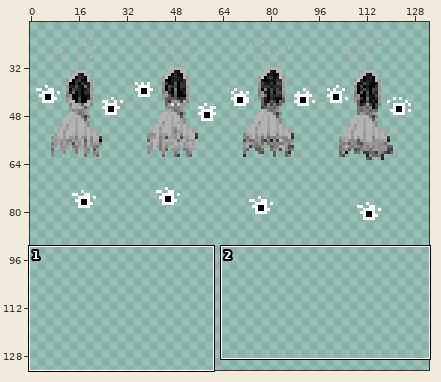
Sprite sheet, stored at data/textures/Wraith/Wraith Spritesheet.png. The first picture is a wide view before the edit; the outline marks the close-up.
Close-up. Before the commit:
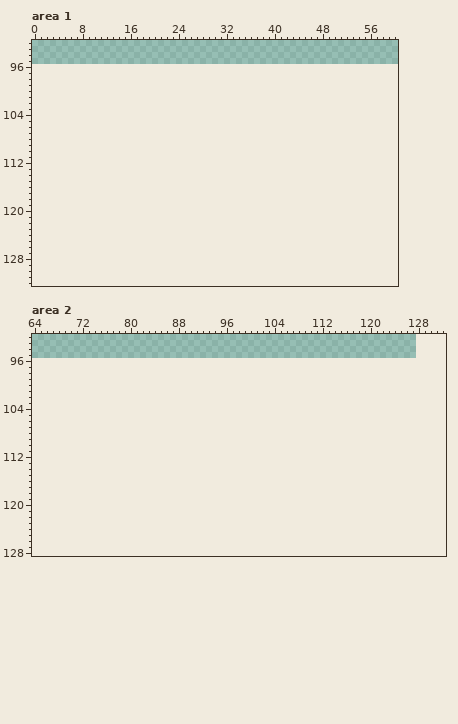
The file is 128x96 pixels. Colours within 5 levels of each other are drawn and written as one. Shown: area 1: x 0..60, y 92..132; area 2: x 64..132, y 92..128. The old version is drawn lined up with the new one, on the new canvas. The wide view leaves out empty margins.
New version:
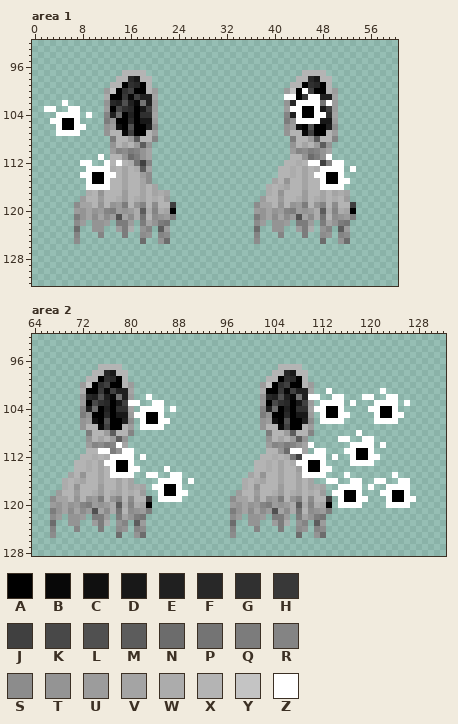
Palette (. is transparent): A #000000  B #080808  C #101010  D #181818  E #202020  F #282828  G #303030  H #383838  J #404040  K #484848  L #505050  M #5c5c5c  N #6c6c6c  P #747474  Q #7c7c7c  R #848484  S #8c8c8c  T #949494  U #9c9c9c  V #a4a4a4  W #acacac  X #b4b4b4  Y #c4c4c4  Z #ffffff
Change:
canvas 128x96 -> 256x256
Changed rows in their new state; - is an unchanged pixel.
Area 1:
first column x 2:
 97 -------------XXXX--------------------------XXXX-----
 98 ------------XXFDXX------------------------XXFDXX----
 99 -----------XXAGFAX-----------------------XXAGFAX----
100 ----------UYAGJAAXU---------------------UYAZJAAXU---
101 ----------WAAHBJEEV---------------------ZZAHZZEEV---
102 ---Z------TFELEBPEU---------------------TFZZZZPZU---
103 ZZ--ZZ----UAKGFADJU---------------------UZZAAZDJU---
104 --ZZZZ-Z--RENAEAGGV---------------------REZAAZZGV---
105 -ZZAAZ----QTAAFADDU---------------------QTZZZZDDU---
106 --ZAAZZ---TUCALAAES---------------------TUCALAAES---
107 --ZZZZ----TXXBJAAXU---------------------TXXBJAAXU---
108 -----------QXXUMXXR----------------------QXXUMXXR---
109 -----------TXVXUMT-----------------------TXVXUMT----
110 -----------URSQRTV-----------------------URSQRTV----
111 ---------Z-XXTNQTV-----------------------XXTNQTZ----
112 ------ZZ--ZXZXWPJR----------------------XXWXZZJRZZ--
113 -------ZZZZWXVXWMV---------------------XXWXVXWZZZZ-Z
114 ------ZZAAZZXVXXUS---------------------XXWXVXZZAAZ--
115 -------ZAAZXXVXXVS--------------------VXTXXVXXZAAZZ-
116 -------ZZZZXXVXXVXV------------------WXWVXXVXXZZZZ--
117 -------WXTXXXUXXVXVWV----------------WXTXXXUXXVXVWV-
118 ------UXXUXXWUXWVXWXU---------------UXXUXXWUXWVXWXU-
119 -----SVVXTXTUQXTRXSXXJ-------------SVVXTXTUQXTRXSXXJ
120 -----UTVTURQUTUWMWRWVA-------------UTVTURQUTUWMWRWVA
121 -----QTVSVSULVSWPXSTUQ-------------QTVSVSULVSWPXSTUQ
122 -----SU-TTU-QQU-QVTQP--------------SU-TTU-QQU-QVTQP-
123 -----N--TT--UQW-TR-MU--------------N--TT--UQW-TR-MU-
124 -----R---R---Q--ST-RS--------------R---R---Q--ST-RS-
125 -----S----------N--TN--------------S----------N--TN-
Area 2:
first column x 67:
 97 --------XXXX--------------------------XXXX-------------------
 98 -------XXFDXX------------------------XXFDXX------------------
 99 ------XXAGFAX-----------------------XXAGFAX------------------
100 -----UYAGJAAXU---------------------UYAGJAAXU-----------------
101 -----WAAHBJEEV---------------------WAAHBJEEV--Z--------Z-----
102 -----TFELEBPEU--Z------------------TFELEBPEZZ--ZZ---ZZ--ZZ---
103 -----UAKGFADJZZ--ZZ----------------UAKGFADJU-ZZZZ-Z---ZZZZ-Z-
104 -----RENAEAGGV-ZZZZ-Z--------------RENAEAGGVZZAAZ----ZZAAZ---
105 -----QTAAFADDUZZAAZ----------------QTAAFADDU-ZAAZZ----ZAAZZ--
106 -----TUCALAAES-ZAAZZ---------------TUCALAAES-ZZZZ-----ZZZZ---
107 -----TXXBJAAXU-ZZZZ----------------TXXBJAAXU-----------------
108 ------QXXUMXXR----------------------QXXUMXXR-------Z---------
109 ------TXVXUMT-----------------------TXVXUMT-----ZZ--ZZ-------
110 ------URSQRZV-----------------------URSQRTVZ------ZZZZ-Z-----
111 ------XXZZQTZZ----------------------XXTNZZV-ZZ---ZZAAZ-------
112 -----XXWXWZZZZ-Z-------------------XXWXWPJZZZZ-Z--ZAAZZ------
113 ----XXWXVZZAAZ--------------------XXWXVXWZZAAZ----ZZZZ-------
114 ----XXWXVXZAAZZ----Z--------------XXWXVXXUZAAZZ--------------
115 ---VXTXXVXZZZZ--ZZ--ZZ-----------VXTXXVXXVZZZZ---Z-------Z---
116 --WXWVXXVXXVXV----ZZZZ-Z--------WXWVXXVXXVXV--ZZ--ZZ--ZZ--ZZ-
117 --WXTXXXUXXVXVWV-ZZAAZ----------WXTXXXUXXVXVWV--ZZZZ-Z--ZZZZ-
118 -UXXUXXWUXWVXWXU--ZAAZZ--------UXXUXXWUXWVXWXU-ZZAAZ---ZZAAZ-
119 SVVXTXTUQXTRXSXXJ-ZZZZ--------SVVXTXTUQXTRXSXXJ-ZAAZZ---ZAAZZ
120 UTVTURQUTUWMWRWVA-------------UTVTURQUTUWMWRWVA-ZZZZ----ZZZZ-
121 QTVSVSULVSWPXSTUQ-------------QTVSVSULVSWPXSTUQ--------------
122 SU-TTU-QQU-QVTQP--------------SU-TTU-QQU-QVTQP---------------
123 N--TT--UQW-TR-MU--------------N--TT--UQW-TR-MU---------------
124 R---R---Q--ST-RS--------------R---R---Q--ST-RS---------------
125 S----------N--TN--------------S----------N--TN---------------
Pixel boxes of the changes (left, top, right, bottom) in both close-ups:
added: (44, 70, 176, 244)
added: (254, 70, 356, 244)
added: (50, 364, 194, 538)
added: (230, 364, 416, 538)
